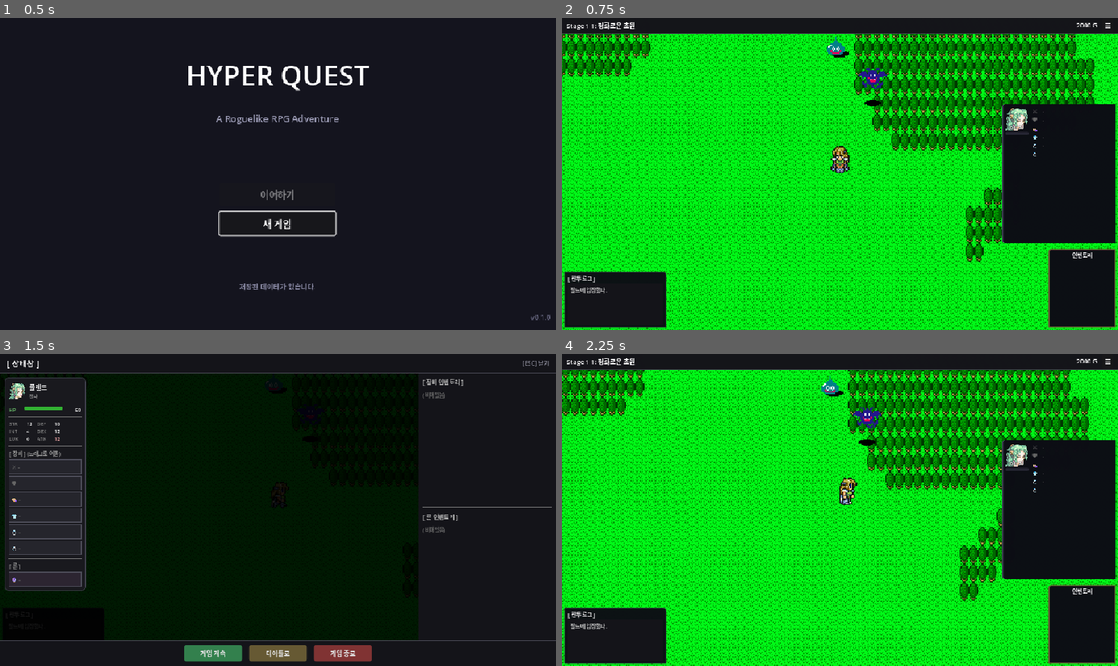
Above: before the commit, frames 1-4 (two rows, left to right).
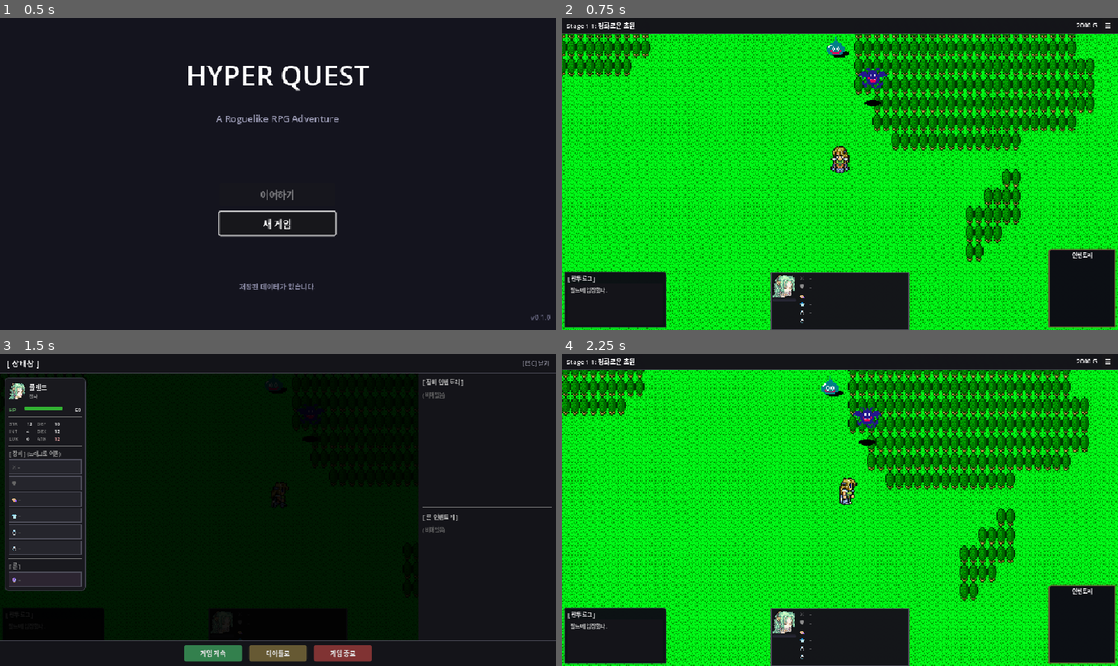
Above: after the commit, the same moments.

Repository: limmmmmmn/Appears-Appears
Game: Godot game, scene res://scenes/main/Main.tscn
The game is run twice, just before and just after one commit, with the same random seed, the same clock (stepped at 60 frames per second) and the same inputs.
Inputs:
- Up to frame 1 (0.5 s): no input
- Up to frame 2 (0.75 s): click "새 게임" at 0.5 s
- Up to frame 3 (1.5 s): click "☰" at 1.25 s
- Up to frame 4 (2.25 s): click "게임 계속" at 2 s

Frame 1 is identical in both runs. In frame 2, 14% of the frame differs, in the area x 37-100%, y 27-100%; in frame 3, less than 0.1%; in frame 4, 14%.

Commit message:
fix: 하단 파티 패널 표시, 우측 파티 패널 숨김
https://claude.ai/code/session_01HMJ2TZbvfDboco6XHexxSY

Diff:
--- a/scripts/ui/field/FieldHUD.gd
+++ b/scripts/ui/field/FieldHUD.gd
@@ -63,9 +63,11 @@
 	_update_trait_display()
 	_update_inventory_display()
 
-	# 하단 파티 패널 숨김
+	# 하단 파티 패널 표시, 우측 파티 패널 숨김
 	if bottom_party_panel:
-		bottom_party_panel.visible = false
+		bottom_party_panel.visible = true
+	if right_party_panel:
+		right_party_panel.visible = false
 
 
 func _setup_components() -> void:
